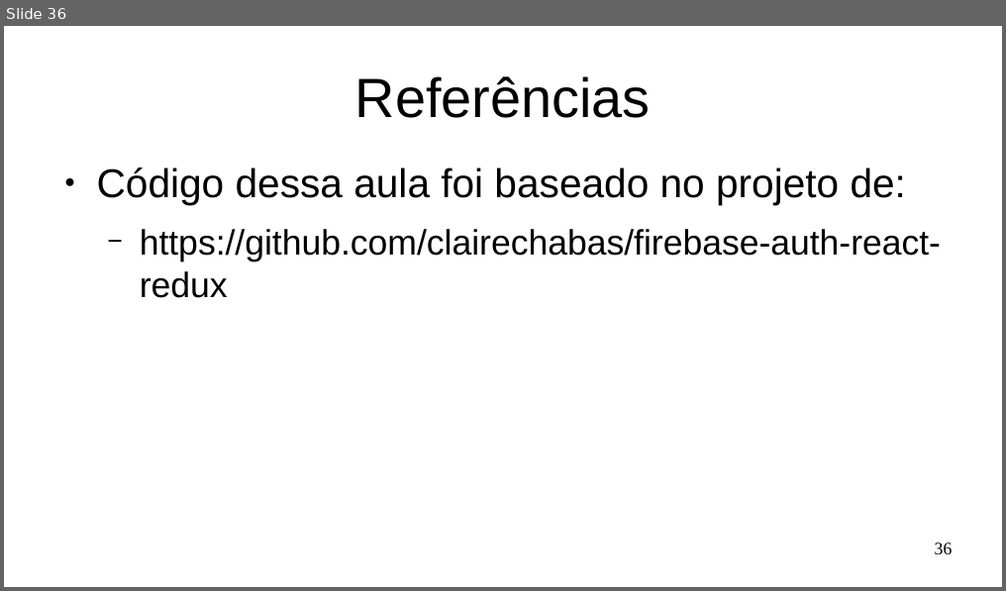
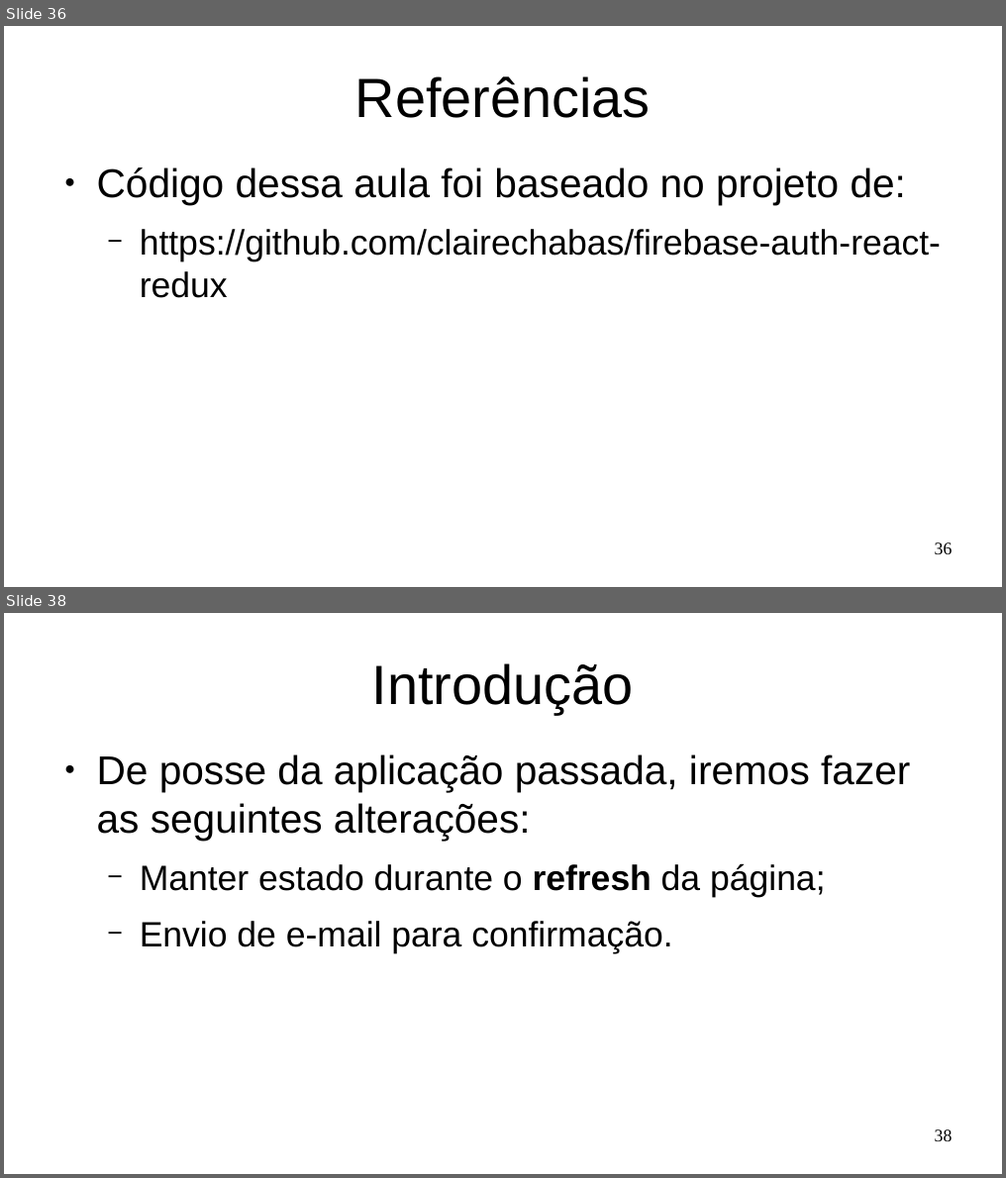
Before and after one commit to Marques-Dev/WEB_2020-1, a slide deck: SLIDES/aula09-redux-firebase-auth.odp. Shown one above the other, each under a label of ours: slide 36 before the commit, slides 36 and 38 after it; the slides between them are not shown. The pictures are 1006x591 and 1006x1178 pixels, drawn with LibreOffice and Linux fonts; fonts in the diff are those of the drawing. Boxes give left, top, right and bottom in pixels: in the first picture for what was removed or moved away, otherwise in the second. Text is boxed around its words. In the diff, an @@ line names an element or a change of style, - is before the commit and + after.

```diff
--- a/SLIDES/aula09-redux-firebase-auth.odp
+++ b/SLIDES/aula09-redux-firebase-auth.odp
@@ slide 38 added at bbox=[4, 613, 1002, 1174], background #FFFFFF @@
@@ title added at bbox=[372, 663, 634, 714], 44 pt, text #000000 @@
+Introdução
@@ text added at bbox=[97, 755, 910, 954], 28 pt, text #000000 @@
+● De posse da aplicação passada, iremos fazer as seguintes alterações:
+  − Manter estado durante o refresh da página;
+  − Envio de e-mail para confirmação.
@@ page number added at bbox=[935, 1130, 952, 1142], 14 pt, text #000000 @@
+38
```
Also in this commit, not shown: 13 other slides added, 1 other file.
